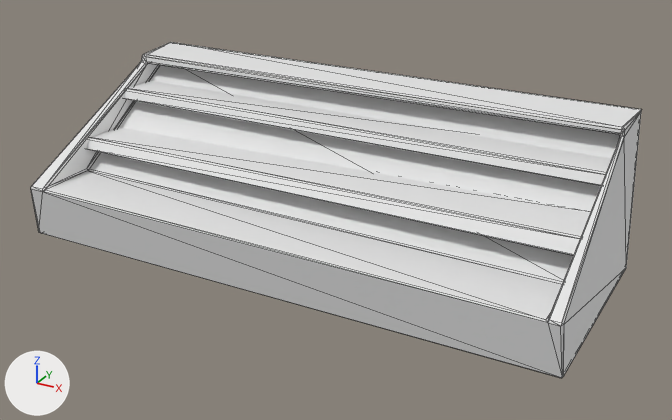
Renders of the FBX model Assets/Art/Meshes/MESH_displayStand_2.FBX from each side of a commit.
Rendered twice from a 50 mm lens placed at (6.47, -5.7, 3.84), pointed at (2.78, 1.02, 0.48). The axes (+X, +Y, +Z) are drawn at lower left. The lights are the same throughout. Mesh edges are drawn as thin lines. Materials are left out; every surface is plain grey. Where no turn or scale is listed for an object, it has been applied to the vertices.

The first picture shows 'displayStand_2'.
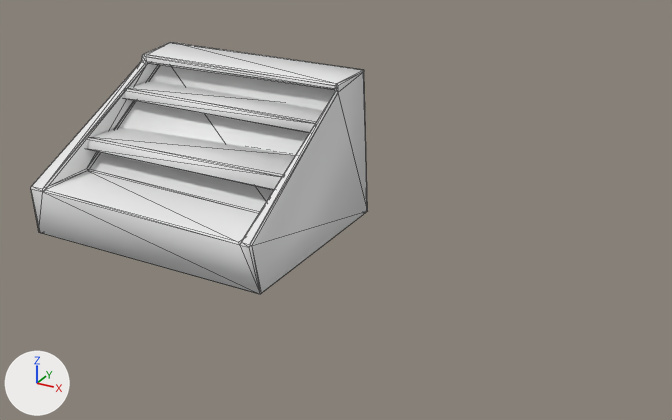
The newer file is also turned or shifted as a whole; pictures and numbers use the older file's frame.

Patch to the scene script:
```diff
--- a/Assets/Art/Meshes/MESH_displayStand_2.FBX.py
+++ b/Assets/Art/Meshes/MESH_displayStand_2.FBX.py
@@ me_mesh @@
 me_mesh.from_pydata(...)  # 92 vertices, 172 faces; spans x 0.0..5.16, y 0.0..2.09, z 0.0..1.49
 # used by ob_displaystand_2; location = (0.0, 0.0, 0.0)
+# me_mesh part 1: all 46 vertices in x 5.02..5.16, y 0.0..2.09, z 0.0..1.49 are moved by (-2.6, 0.0, 0.0)
```

Location of each change, (x1, y1, x2, y2) in pixels of the pictures (672 x 420 px; the box of a moved part takes in the faces that stretch with it):
'displayStand_2', reshaped (45% narrower, 25% shorter): before (31, 42, 641, 378); after (31, 42, 368, 294)
part 1 of me_mesh, moved or reshaped: before (39, 42, 641, 378); after (39, 42, 368, 294)
